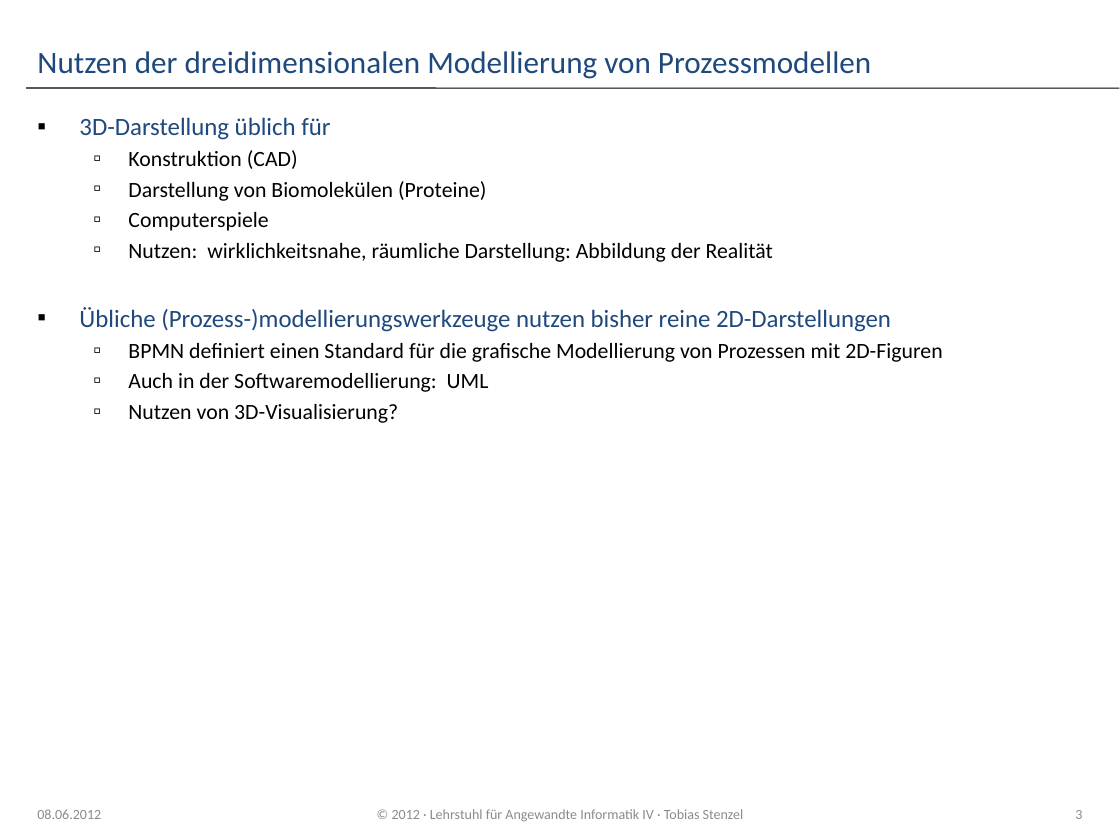
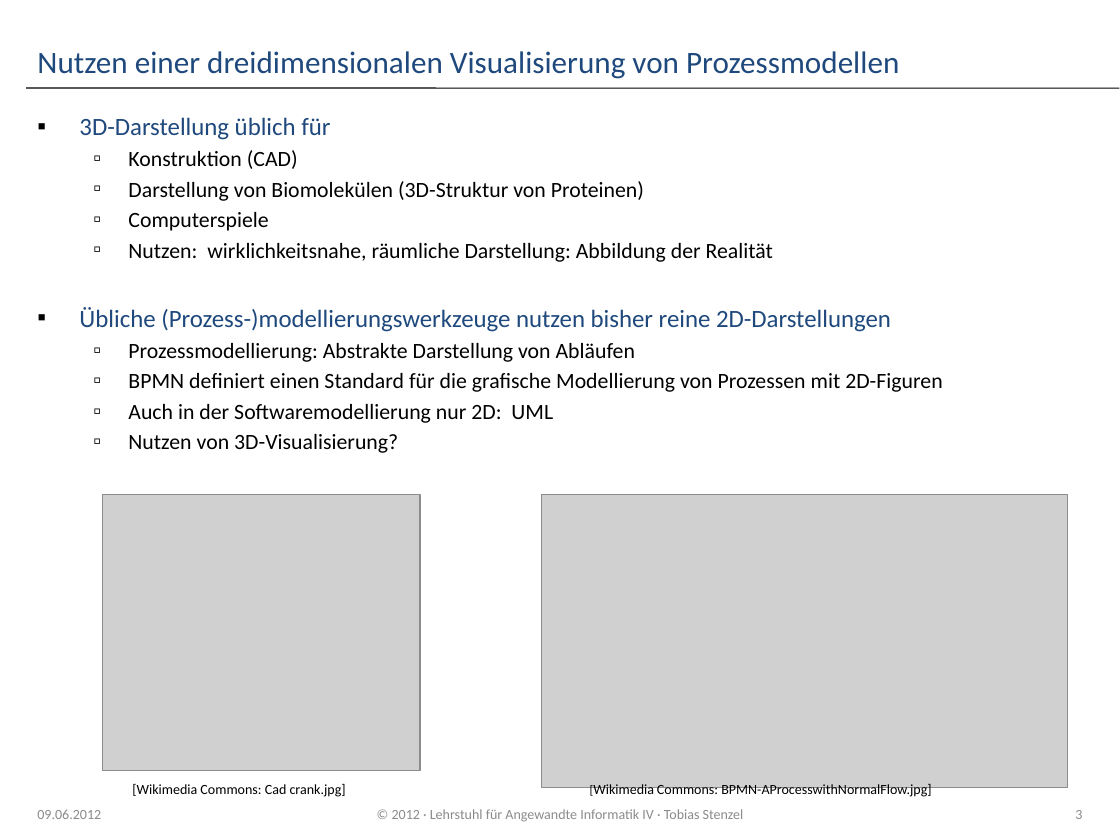
Before and after one commit to dpausp/ba-thesis, a slide deck: slide 3 of Praesentation_IPM3D.pptx. Drawn at 1120x840 pixels with LibreOffice and Linux fonts; fonts in the diff are those of the drawing; grey boxes stand for pictures; background and template pictures are left out. Boxes give left, top, right and bottom in pixels: in the first picture for what was removed or moved away, otherwise in the second. Text is boxed around its words. In the diff, an @@ line names an element or a change of style, - is before the commit and + after.

```diff
--- a/Praesentation_IPM3D.pptx
+++ b/Praesentation_IPM3D.pptx
@@ title at (x1=37, y1=51, x2=899, y2=79): text changed @@
-Nutzen der dreidimensionalen Modellierung von Prozessmodellen
+Nutzen einer dreidimensionalen Visualisierung von Prozessmodellen
@@ text at (x1=128, y1=181, x2=644, y2=201): text changed @@
-  ▫ Darstellung von Biomolekülen (Proteine)
+  ▫ Darstellung von Biomolekülen (3D-Struktur von Proteinen)
@@ text at (x1=128, y1=343, x2=635, y2=362): paragraph added @@
+  ▫ Prozessmodellierung: Abstrakte Darstellung von Abläufen
@@ text at (x1=128, y1=404, x2=553, y2=423): text changed @@
-  ▫ Auch in der Softwaremodellierung: UML
+  ▫ Auch in der Softwaremodellierung nur 2D: UML
@@ picture added at (x1=103, y1=495, x2=420, y2=771) @@
@@ picture added at (x1=541, y1=495, x2=1067, y2=787) @@
@@ text at (x1=37, y1=809, x2=101, y2=819): text changed @@
-08.06.2012
+09.06.2012
@@ text added at (x1=132, y1=784, x2=346, y2=797), 9 pt, text #000000 @@
+[Wikimedia Commons: Cad crank.jpg]
@@ text added at (x1=593, y1=784, x2=931, y2=798), 9 pt, text #000000 @@
+[Wikimedia Commons: BPMN-AProcesswithNormalFlow.jpg]
```
Also in this commit, not shown: 19 other slides changed, 10 slides added, 1 slide removed, 6 other files.
